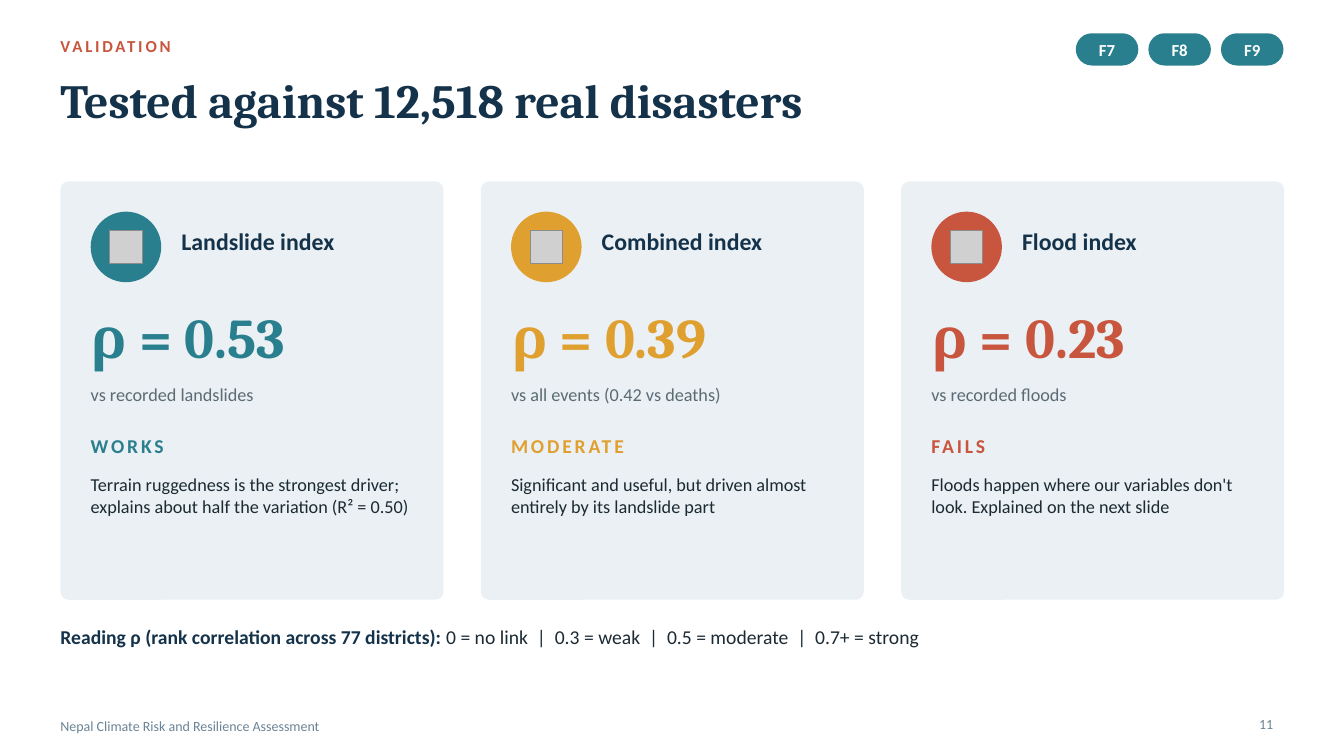
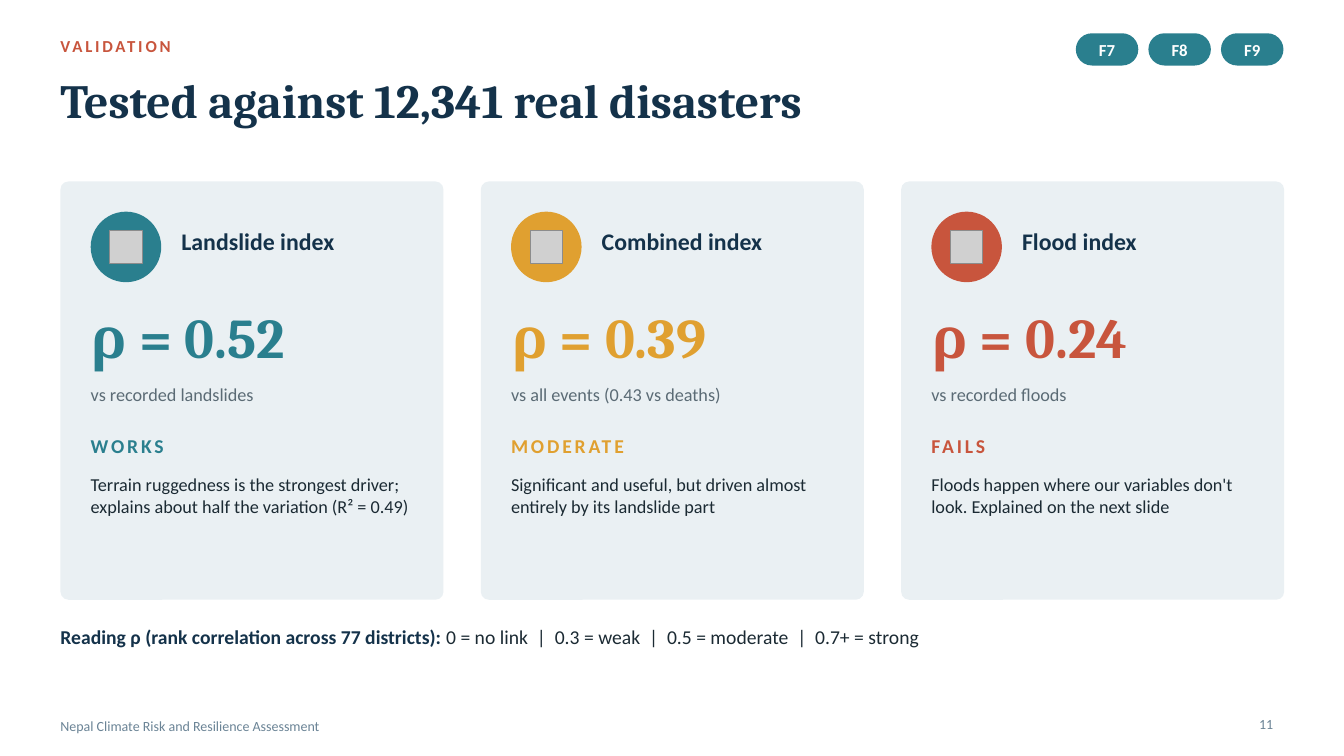
Before and after one commit to CodeWithDonKay/nepal-climate-risk, a slide deck: slide 11 of Nepal_Climate_Risk_Deck.pptx. Drawn at 1344x756 pixels with LibreOffice and Linux fonts; fonts in the diff are those of the drawing; grey boxes stand for pictures. Boxes give left, top, right and bottom in pixels: in the first picture for what was removed or moved away, otherwise in the second. Text is boxed around its words. In the diff, an @@ line names an element or a change of style, - is before the commit and + after.

```diff
--- a/Nepal_Climate_Risk_Deck.pptx
+++ b/Nepal_Climate_Risk_Deck.pptx
@@ title at box(60, 85, 802, 128): text changed @@
-Tested against 12,518 real disasters
+Tested against 12,341 real disasters
@@ text at box(91, 320, 285, 372): text changed @@
-ρ = 0.53
+ρ = 0.52
@@ text at box(931, 320, 1127, 372): text changed @@
-ρ = 0.23
+ρ = 0.24
@@ text at box(511, 388, 720, 404): text changed @@
-vs all events (0.42 vs deaths)
+vs all events (0.43 vs deaths)
@@ text at box(91, 478, 409, 516): text changed @@
-Terrain ruggedness is the strongest driver; explains about half the variation (R² = 0.50)
+Terrain ruggedness is the strongest driver; explains about half the variation (R² = 0.49)
```
Also in this commit, not shown: 6 other slides changed, 18 other files.
